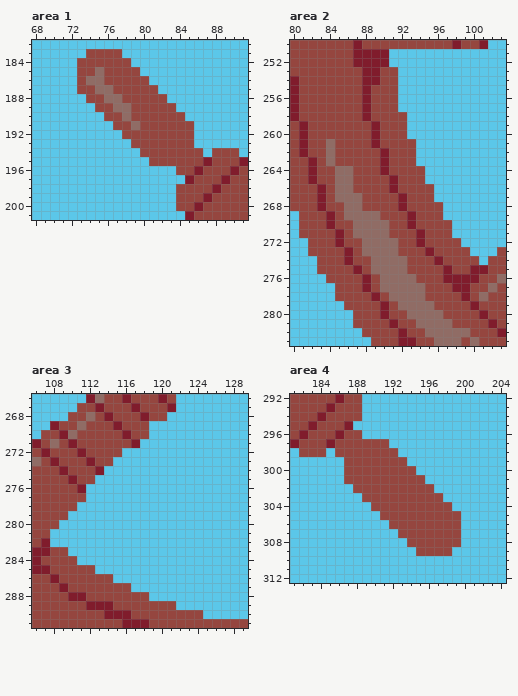
A pixel-art file gets an edit: assets/draft/style guide.aseprite. The first picture shows the starting point.
640x360 pixels, 1 frame. Colours within 5 levels of each other are drawn and written as one. Shown: area 1: x 68..91, y 182..201; area 2: x 80..103, y 250..283; area 3: x 106..129, y 266..291; area 4: x 181..204, y 292..312. The commit also changed other parts of the picture, which this record leaves out.
New version:
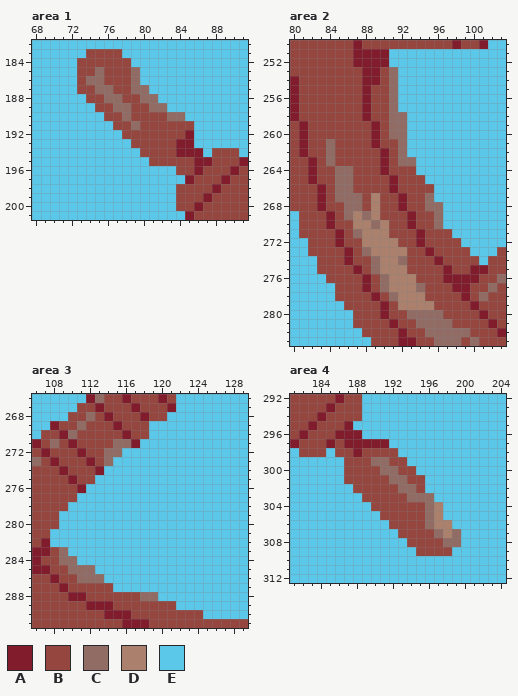
Palette (. is transparent): A #801c2c  B #95463f  C #906c65  D #ab816d  E #5bc7e9
Diff:
--- area 1, layer "Layer 7"
@@ x 77..88 @@
 184 BBEEEEEEEEEE
-185 BBBEEEEEEEEE
-186 BBBBEEEEEEEE
-187 BBBBBEEEEEEE
-188 CBBBBBEEEEEE
-189 CCBBBBBEEEEE
-190 BCBBBBBBEEEE
+185 BBCEEEEEEEEE
+186 BBCEEEEEEEEE
+187 BBCCEEEEEEEE
+188 CBBCCEEEEEEE
+189 CCBBCCEEEEEE
+190 BCBBBBCCEEEE
 191 BBCBBBBBBEEE
-192 EBBBBBBBBEEE
-193 EEBBBBBBBEEE
-194 EEEBBBBBBBEB
-195 EEEEBBBBBBAB
+192 EBBBBBBBAEEE
+193 EEBBBBBAAEEE
+194 EEEBBBBAAAEB
+195 EEEEBBBBBAAB
 196 EEEEEEEBBABB
--- area 2, layer "Layer 7"
@@ x 85..99 @@
 252 BBAAAAEEEEEEEEE
-253 BBBAABBEEEEEEEE
-254 BBBAABBEEEEEEEE
-255 BBBABBBEEEEEEEE
-256 BBBABBBEEEEEEEE
-257 BBBABBBEEEEEEEE
-258 BBBABBBBEEEEEEE
-259 BBBBABBBEEEEEEE
-260 BBBBABBBEEEEEEE
-261 BBBBABBBBEEEEEE
-262 BBBBBABBBEEEEEE
-263 BBBBBABBBEEEEEE
-264 CCBBBABBBBEEEEE
+253 BBBAABCEEEEEEEE
+254 BBBAABCEEEEEEEE
+255 BBBABBCEEEEEEEE
+256 BBBABBCEEEEEEEE
+257 BBBABBCEEEEEEEE
+258 BBBABBCCEEEEEEE
+259 BBBBABCCEEEEEEE
+260 BBBBABCCEEEEEEE
+261 BBBBABBCEEEEEEE
+262 BBBBBABCEEEEEEE
+263 BBBBBABCCEEEEEE
+264 CCBBBABBBEEEEEE
 265 CCBBBBABBBEEEEE
 266 CCBBBBABBBBEEEE
-267 CCCBBBBABBBEEEE
-268 BCCBBBBABBBBEEE
-269 BCCCCBBBABBBEEE
-270 BBCCCCBBABBBBEE
-271 ABCCCCBBBABBBEE
-272 ABBCCCCBBABBBBE
-273 BABCCCCBBBABBBB
-274 BABBCCCCBBBABBB
-275 BBABCCCCBBBBABB
-276 BBBABCCCCBBBAAA
-277 BBBABCCCCCBBBAA
-278 BBBBABCCCCBBBBA
-279 EBBBBABCCCCBBBB
+267 CCCBDBBABBCEEEE
+268 BCCBDBBABBCCEEE
+269 BCDCDBBBABBCEEE
+270 BBDDCDBBABBCEEE
+271 ABCDDDBBBABBBEE
+272 ABBDDDDBBABBBBE
+273 BABCDDDDBBABBBB
+274 BABBCDDCBBBABBB
+275 BBABCDDDBBBBABB
+276 BBBABCDDDBBBAAA
+277 BBBABCDDDCBBBAA
+278 BBBBABCDDDBBBBA
+279 EBBBBABDDDDBBBB
 280 EEBBBABBCCCCBBB
--- area 3, layer "Layer 7"
@@ x 112..118 @@
 270 BBBBABB
-271 BBBBBAE
-272 BBBBEEE
-273 ABBEEEE
+271 BBBCCAE
+272 BBCCEEE
+273 ABCEEEE
 274 BAEEEEE
@@ x 107..113 @@
 276 BBBBAEE
-277 BBBBBEE
-278 BBBBEEE
-279 BBBEEEE
+277 BBBBEEE
+278 BBBEEEE
+279 BBEEEEE
 280 BBEEEEE
@@ x 107..121 @@
 282 AEEEEEEEEEEEEEE
-283 ABBEEEEEEEEEEEE
-284 BBBBEEEEEEEEEEE
-285 ABBBBBEEEEEEEEE
-286 BABBBBBBEEEEEEE
-287 BBABBBBBBBEEEEE
-288 BBBAABBBBBBBEEE
+283 ABCEEEEEEEEEEEE
+284 BBCCEEEEEEEEEEE
+285 ABBCCCEEEEEEEEE
+286 BABBCCCEEEEEEEE
+287 BBABBBBBEEEEEEE
+288 BBBAABBBBBBCCEE
 289 BBBBBAAABBBBBBB
--- area 4, layer "Layer 7"
@@ x 181..204 @@
 295 BBABBBAEEEEEEEEEEEEEEEEE
-296 BABBBABBEEEEEEEEEEEEEEEE
-297 ABBBABBBBBBEEEEEEEEEEEEE
-298 EBBBEBBBBBBBEEEEEEEEEEEE
-299 EEEEEEBBBBBBBEEEEEEEEEEE
-300 EEEEEEBBBBBBBBEEEEEEEEEE
-301 EEEEEEBBBBBBBBBEEEEEEEEE
-302 EEEEEEEBBBBBBBBBEEEEEEEE
-303 EEEEEEEEBBBBBBBBBEEEEEEE
-304 EEEEEEEEEBBBBBBBBBEEEEEE
-305 EEEEEEEEEEBBBBBBBBBEEEEE
-306 EEEEEEEEEEEBBBBBBBBEEEEE
-307 EEEEEEEEEEEEBBBBBBBEEEEE
-308 EEEEEEEEEEEEEBBBBBBEEEEE
+296 BABBBAAAEEEEEEEEEEEEEEEE
+297 ABBBABAAAAAEEEEEEEEEEEEE
+298 EBBBEBBABBBBEEEEEEEEEEEE
+299 EEEEEEBBBCCBBEEEEEEEEEEE
+300 EEEEEEBBBBCCBBEEEEEEEEEE
+301 EEEEEEBBBBBCCBBEEEEEEEEE
+302 EEEEEEEBBBBBCCBEEEEEEEEE
+303 EEEEEEEEBBBBBCCCEEEEEEEE
+304 EEEEEEEEEBBBBBBCDEEEEEEE
+305 EEEEEEEEEEBBBBBCDEEEEEEE
+306 EEEEEEEEEEEBBBBCDDEEEEEE
+307 EEEEEEEEEEEEBBBBCDCEEEEE
+308 EEEEEEEEEEEEEBBBBCCEEEEE
 309 EEEEEEEEEEEEEEBBBBEEEEEE
Pixel boxes of the changes (left, top, right, bottom) in both pictures:
changed: (131, 67, 203, 166)
changed: (353, 67, 452, 310)
changed: (59, 439, 158, 601)
changed: (344, 430, 461, 547)
